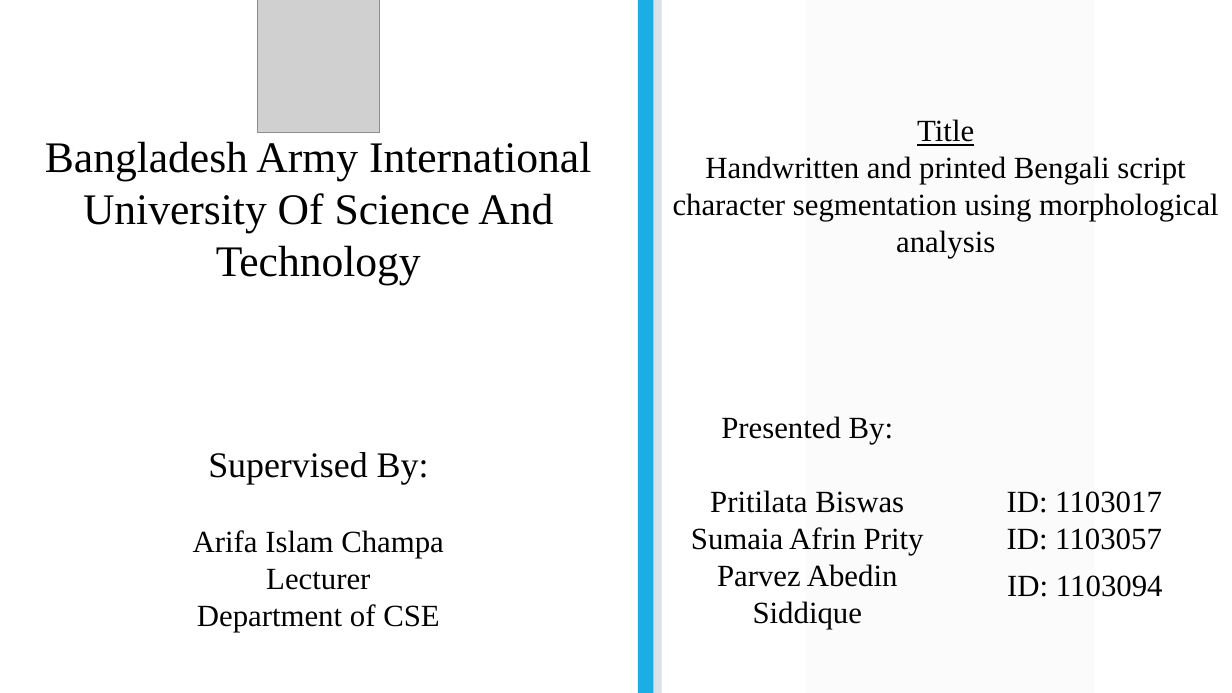
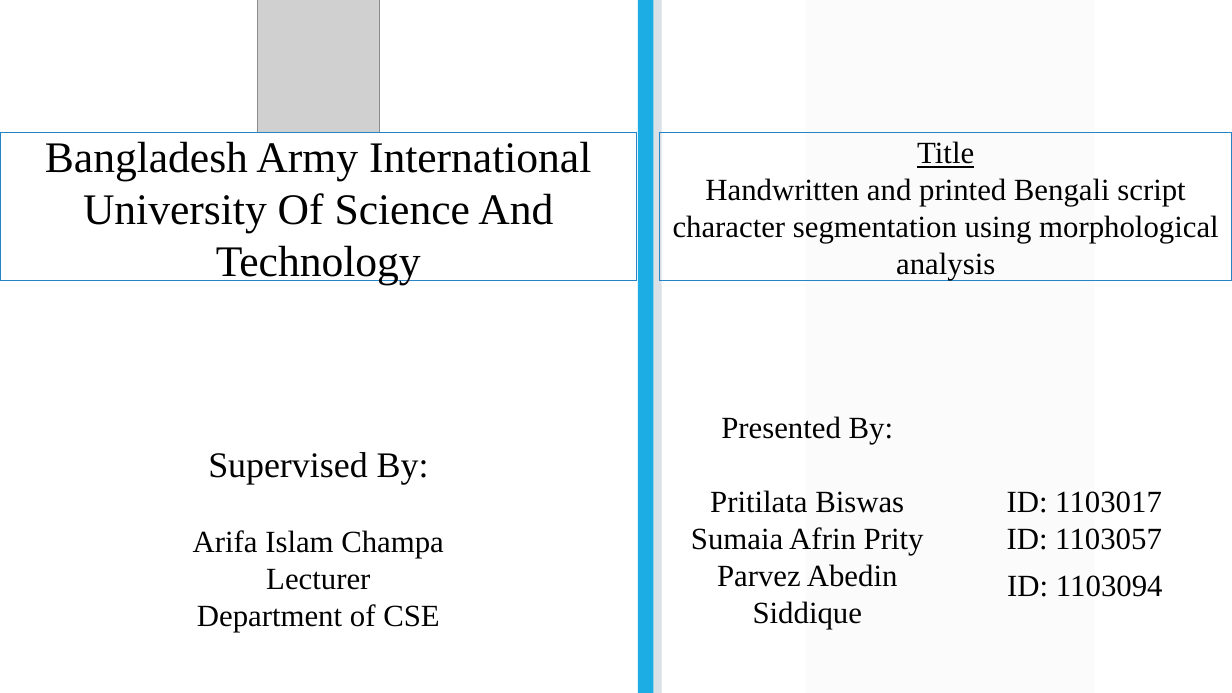
Before and after one commit to Arik096/project, a slide deck: slide 1 of book/puja.pptx. Drawn at 1232x693 pixels with LibreOffice and Linux fonts; fonts in the diff are those of the drawing; grey boxes stand for pictures. Boxes give left, top, right and bottom in pixels: in the first picture for what was removed or moved away, otherwise in the second. Text is boxed around its words. In the diff, an @@ line names an element or a change of style, - is before the commit and + after.

```diff
--- a/book/puja.pptx
+++ b/book/puja.pptx
@@ rectangle "Bangladesh Army International University Of ...": place and size @@
-rectangle "Bangladesh Army International University Of ..." at box(45, 141, 591, 285)
+rectangle "Bangladesh Army International University Of ..." at box(0, 133, 637, 281)
@@ rectangle "Bangladesh Army International University Of ..." at box(0, 133, 637, 281): outline none to #2683C6 0.75 pt @@
@@ rectangle "Title" at box(660, 133, 1232, 281): outline none to #2683C6 0.75 pt @@
@@ rectangle "Title": place and size @@
-rectangle "Title" at box(673, 119, 1219, 258)
+rectangle "Title" at box(660, 133, 1232, 281)
```
Also in this commit, not shown: 1 other slide changed.
